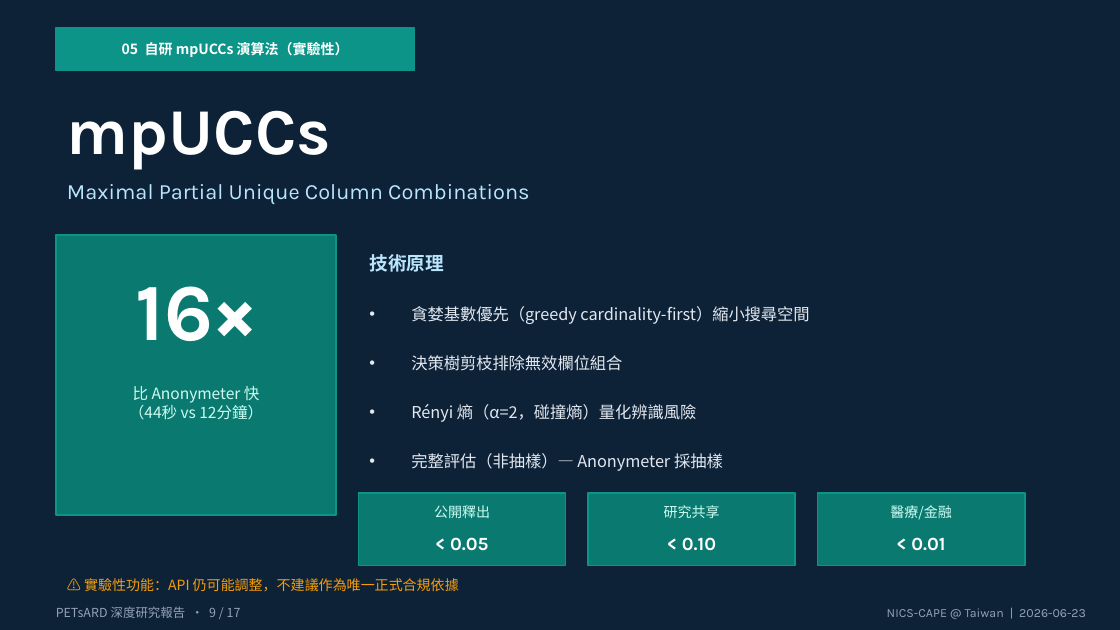
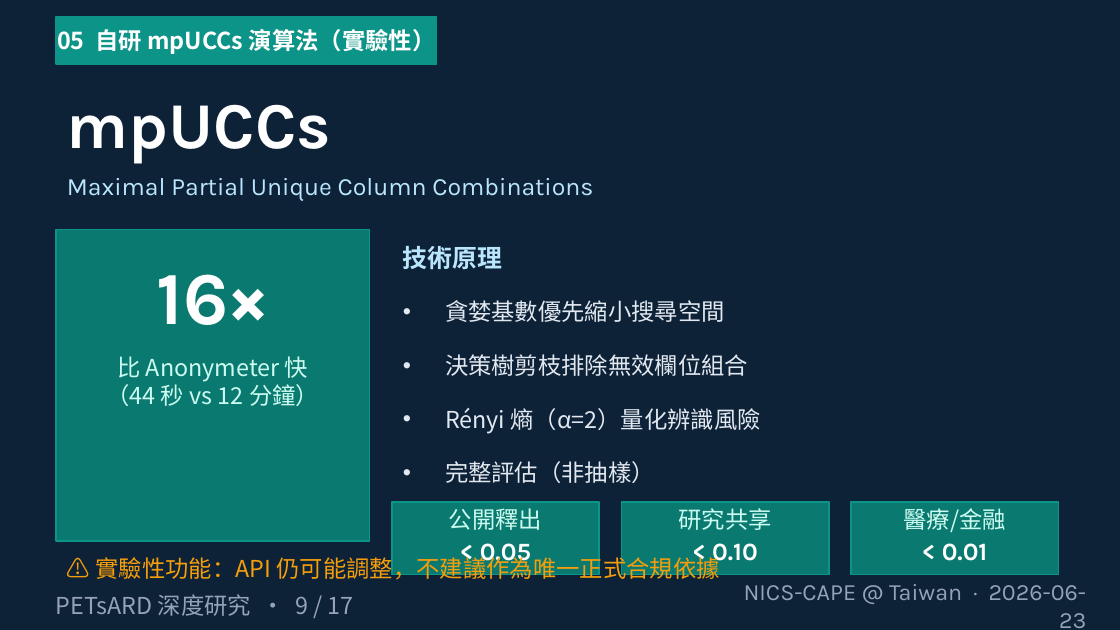
Before and after one commit to wangsc2024/knowledge, a slide deck: slide 9 of public/presentations/petsard-research-20260623.pptx. Drawn at 1120x630 pixels with LibreOffice and Linux fonts; fonts in the diff are those of the drawing. Boxes give left, top, right and bottom in pixels: in the first picture for what was removed or moved away, otherwise in the second. Text is boxed around its words. In the diff, an @@ line names an element or a change of style, - is before the commit and + after.

Commit message:
feat(presentations): 更新 PETsARD 簡報（fontSize ≥ 15 全面合規）

```diff
--- a/public/presentations/petsard-research-20260623.pptx
+++ b/public/presentations/petsard-research-20260623.pptx
@@ text "05 自研 mpUCCs 演算法（實驗性）": place and size @@
-text "05 自研 mpUCCs 演算法（實驗性）" at (122, 42, 349, 57)
+text "05 自研 mpUCCs 演算法（實驗性）" at (57, 29, 436, 54)
@@ rectangle: place and size @@
-rectangle at (56, 28, 414, 71)
+rectangle at (56, 17, 437, 64)
@@ text "mpUCCs": place and size @@
-text "mpUCCs" at (67, 110, 331, 170)
+text "mpUCCs" at (67, 104, 331, 164)
@@ text "Maximal Partial Unique Column Combinations" at (67, 178, 593, 201): size 14 to 16 pt @@
@@ rectangle: place and size @@
-rectangle at (56, 235, 336, 515)
+rectangle at (56, 230, 370, 541)
@@ text "技術原理": place and size @@
-text "技術原理" at (369, 254, 444, 272)
+text "技術原理" at (403, 246, 502, 269)
@@ text "16×": place and size @@
-text "16×" at (135, 286, 256, 341)
+text "16×" at (157, 274, 269, 325)
@@ text "16×" at (157, 274, 269, 325): size 52 to 48 pt @@
@@ text at (445, 300, 725, 322): text changed; size 10.5 to 15 pt @@
-• 貪婪基數優先（greedy cardinality-first）縮小搜尋空間
+• 貪婪基數優先縮小搜尋空間
@@ text "比 Anonymeter 快": place and size @@
-text "比 Anonymeter 快" at (129, 386, 263, 420)
+text "比 Anonymeter 快" at (107, 356, 319, 406)
@@ text at (117, 356, 308, 382): size 10 to 15 pt in "比 Anonymeter 快" @@
@@ text "決策樹剪枝排除無效欄位組合": place and size @@
-text "決策樹剪枝排除無效欄位組合" at (411, 355, 622, 371)
+text "決策樹剪枝排除無效欄位組合" at (445, 354, 748, 376)
@@ text "決策樹剪枝排除無效欄位組合" at (445, 354, 748, 376): size 10.5 to 15 pt @@
@@ text at (107, 380, 319, 406): text changed; size 10 to 15 pt @@
-（44秒 vs 12分鐘）
+（44 秒 vs 12 分鐘）
@@ text at (445, 408, 761, 434): text changed; size 10.5 to 15 pt @@
-• Rényi 熵（α=2，碰撞熵）量化辨識風險
+• Rényi 熵（α=2）量化辨識風險
@@ text at (445, 461, 655, 483): text changed; size 10.5 to 15 pt @@
-• 完整評估（非抽樣）— Anonymeter 採抽樣
+• 完整評估（非抽樣）
@@ size 9 to 15 pt in 5 elements at (96, 554, 720, 584), (57, 29, 436, 54), (449, 508, 542, 530), (679, 508, 772, 530), (904, 508, 1006, 532) @@
@@ 3 texts, 3 rectangles: place and size @@
-3 texts, 3 rectangles at (358, 493, 1025, 566)
+3 texts, 3 rectangles at (392, 502, 1058, 575)
@@ size 12 to 16 pt in 4 elements at (403, 246, 502, 269), (480, 543, 531, 566), (712, 543, 758, 566), (942, 543, 988, 561) @@
@@ 3 texts: place and size @@
-3 texts at (450, 537, 945, 551)
+3 texts at (480, 543, 988, 566)
@@ text "⚠ 實驗性功能：API 仍可能調整，不建議作為唯一正式合規依據": place and size @@
-text "⚠ 實驗性功能：API 仍可能調整，不建議作為唯一正式合規依據" at (84, 578, 459, 591)
+text "⚠ 實驗性功能：API 仍可能調整，不建議作為唯一正式合規依據" at (96, 554, 720, 584)
@@ rectangle: place and size @@
-rectangle at (0, 599, 1120, 630)
+rectangle at (0, 582, 1120, 630)
@@ text at (56, 594, 354, 616): text changed; size 8 to 15 pt @@
-PETsARD 深度研究報告 · 9 / 17
+PETsARD 深度研究 · 9 / 17
@@ text at (744, 584, 1087, 628): text changed; size 8 to 15 pt @@
-NICS-CAPE @ Taiwan | 2026-06-23
+NICS-CAPE @ Taiwan · 2026-06-23
```
Also in this commit, not shown: 16 other slides changed.
